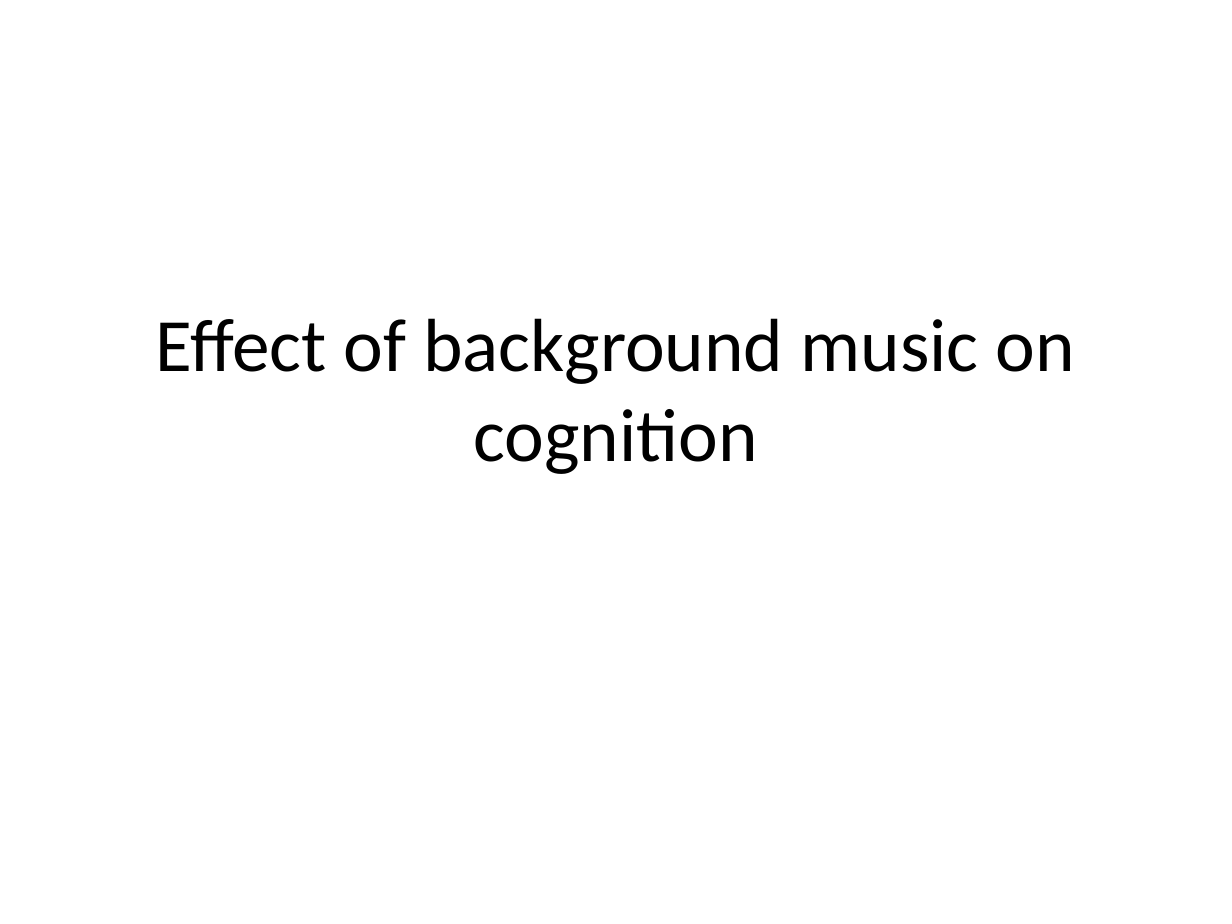
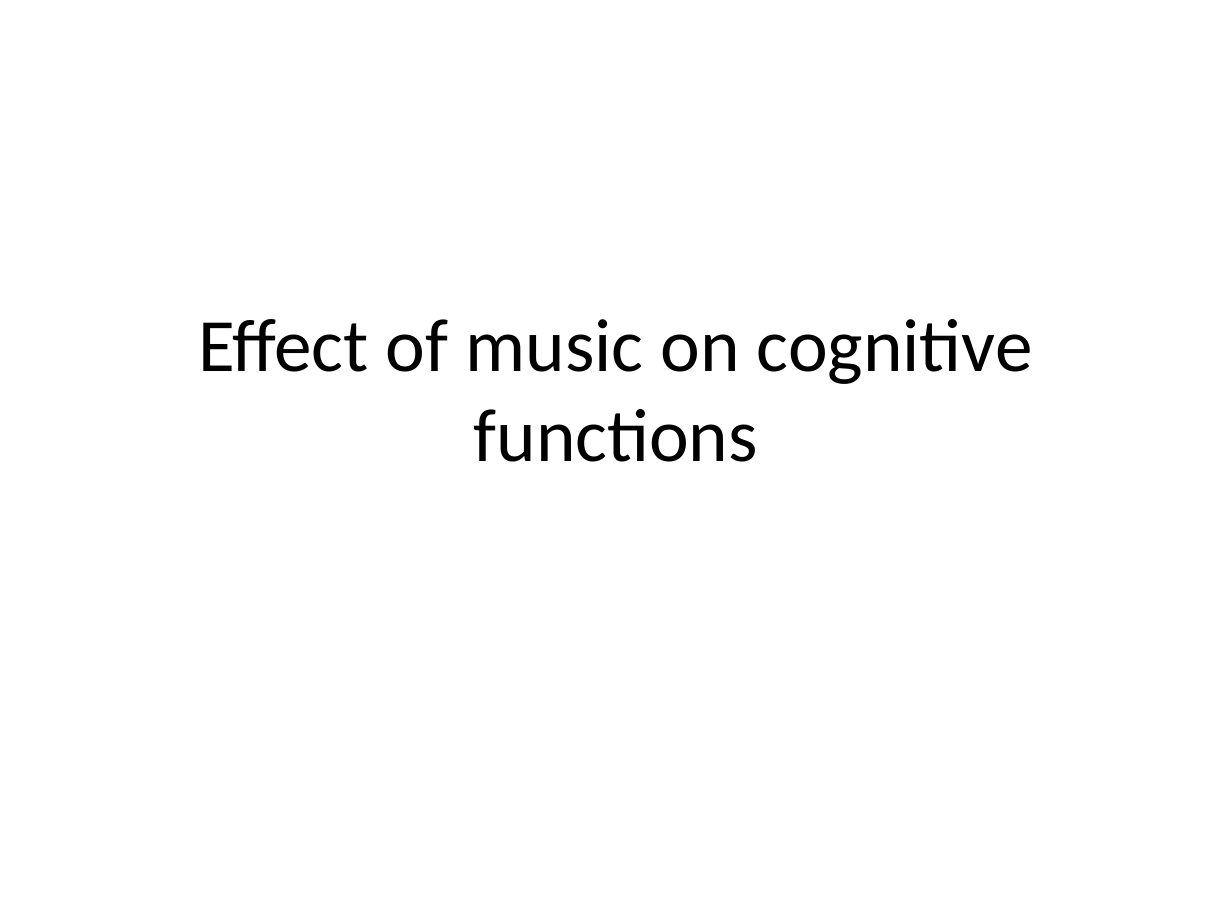
Before and after one commit to asternin/PhDProject, a slide deck: slide 1 of Meetings/22.08.2016-LabRetreat.pptx. Drawn at 1232x924 pixels with LibreOffice and Linux fonts; fonts in the diff are those of the drawing. Boxes give left, top, right and bottom in pixels: in the first picture for what was removed or moved away, otherwise in the second. Text is boxed around its words. In the diff, an @@ line names an element or a change of style, - is before the commit and + after.

```diff
--- a/Meetings/22.08.2016-LabRetreat.pptx
+++ b/Meetings/22.08.2016-LabRetreat.pptx
@@ title at (198, 319, 1033, 462): text changed @@
-Effect of background music on cognition
+Effect of music on cognitive functions
```
Also in this commit, not shown: 4 other slides changed, 3 slides added, 3 slides removed, 8 other files.
